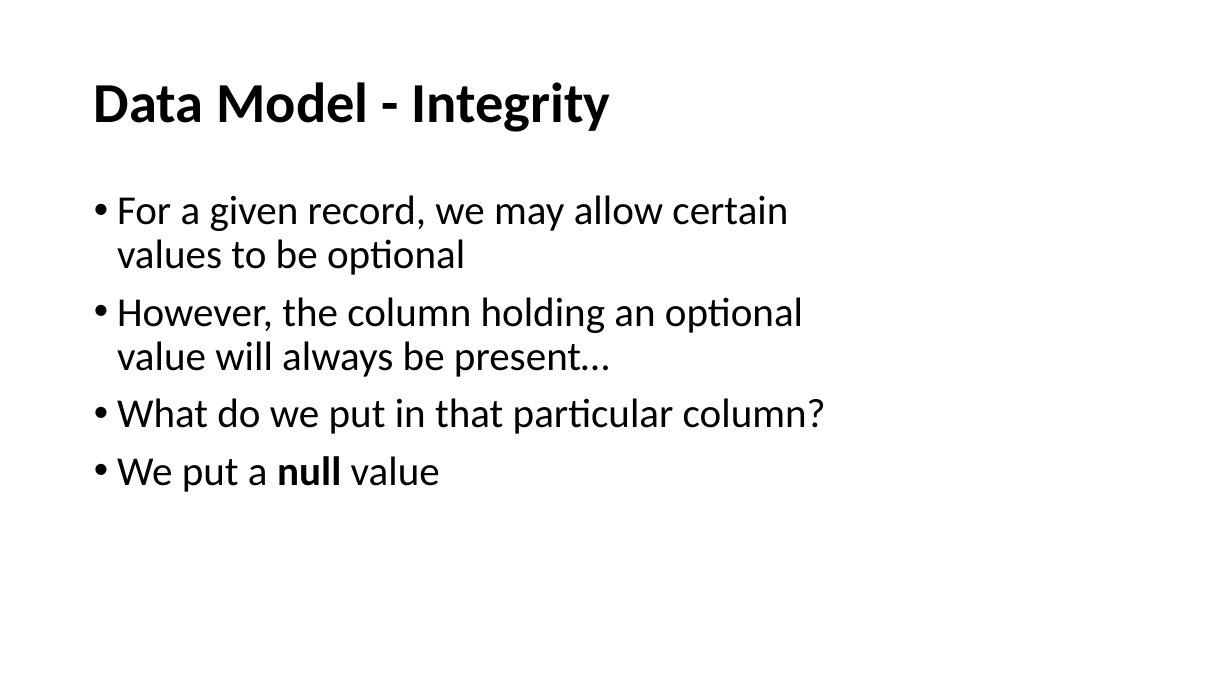
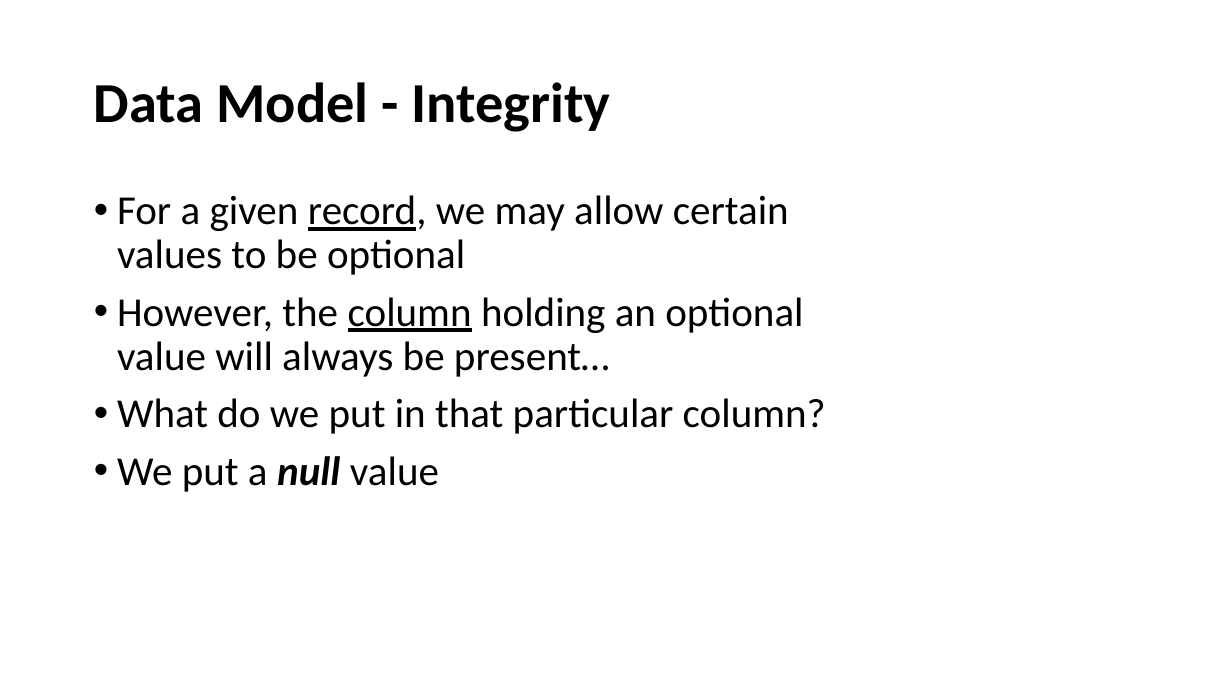
Before and after one commit to perl-easj/OOProg, a slide deck: slide 34 of Chap/DB/Presentations/DBRelationalModel.pptx. Drawn at 1232x693 pixels with LibreOffice and Linux fonts; fonts in the diff are those of the drawing. Boxes give left, top, right and bottom in pixels: in the first picture for what was removed or moved away, otherwise in the second. Text is boxed around its words. In the diff, an @@ line names an element or a change of style, - is before the commit and + after.

```diff
--- a/Chap/DB/Presentations/DBRelationalModel.pptx
+++ b/Chap/DB/Presentations/DBRelationalModel.pptx
@@ text at [117,195,803,492]: underline on in "record,", "column"; italic on in "null" @@
```
Also in this commit, not shown: 5 other slides changed, 16 other files.
